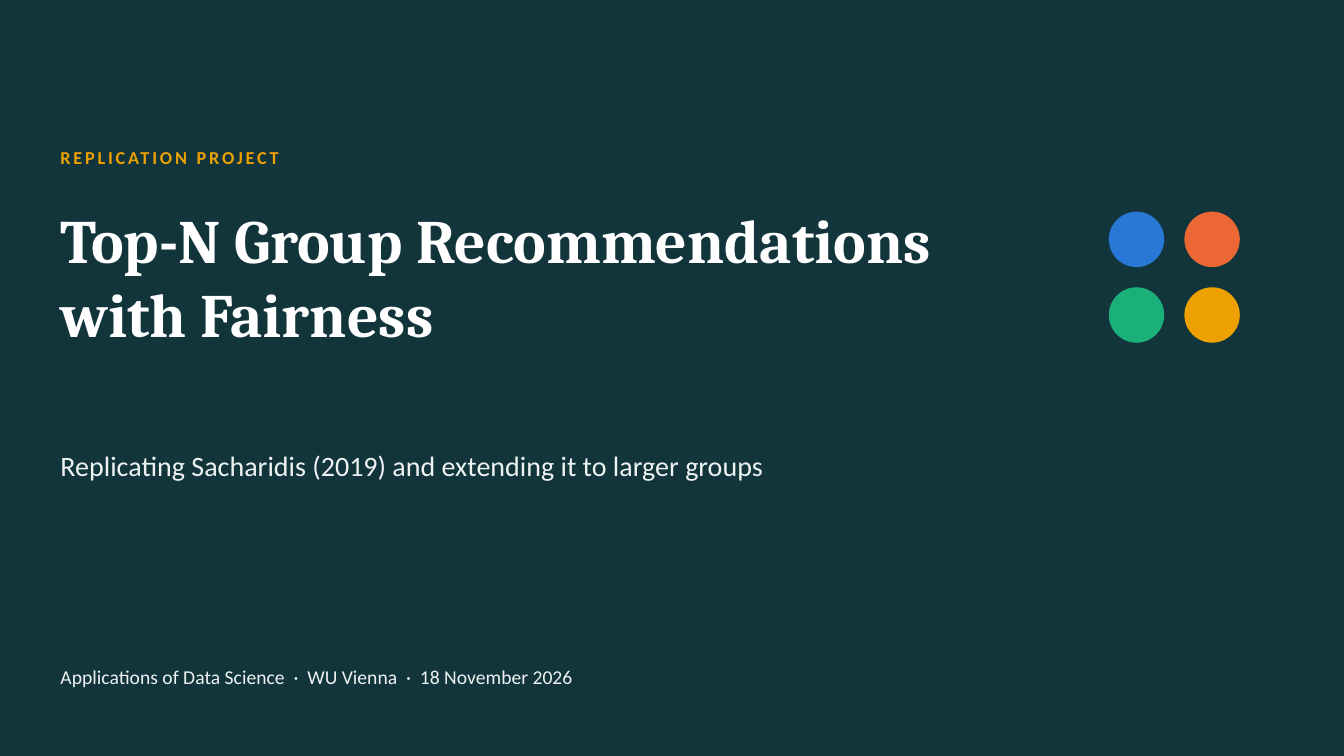
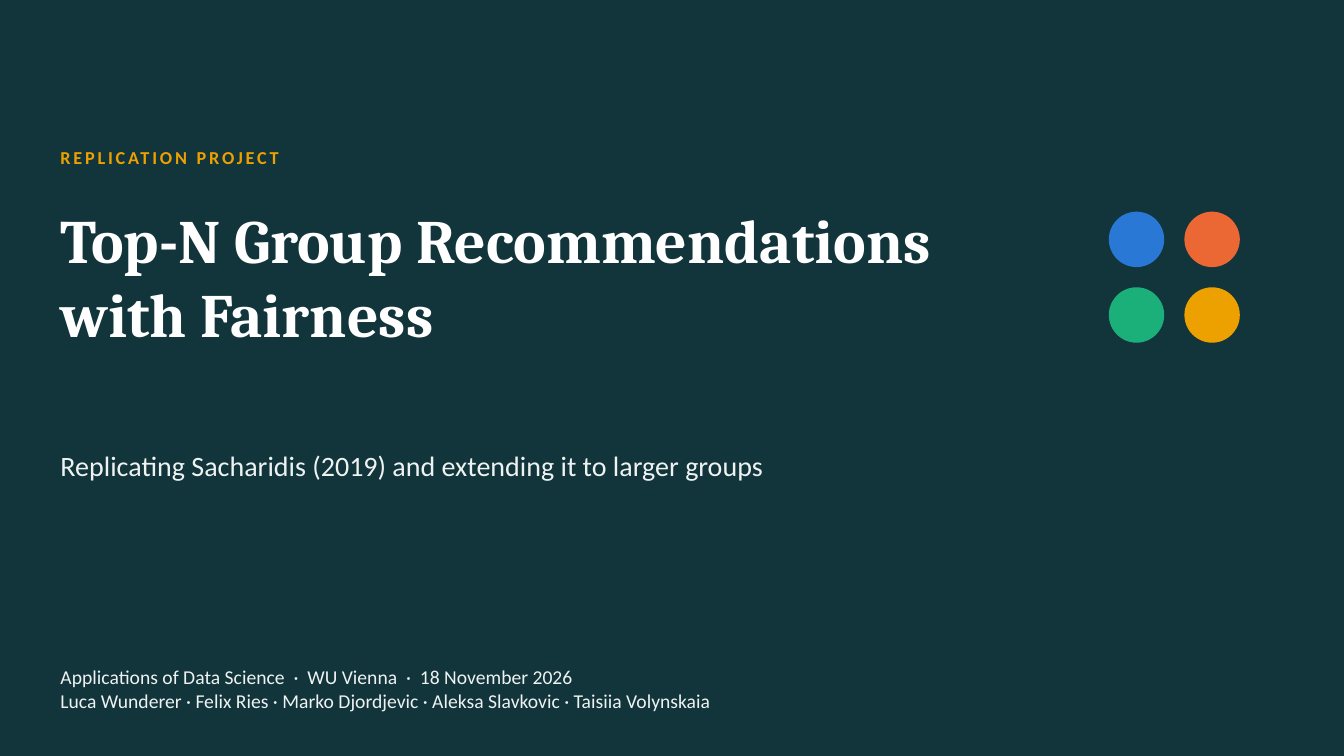
Before and after one commit to luwu5-bit/Applications-of-DataScience, a slide deck: slide 1 of presentation/group_fairness_presentation.pptx. Drawn at 1344x756 pixels with LibreOffice and Linux fonts; fonts in the diff are those of the drawing. Boxes give left, top, right and bottom in pixels: in the first picture for what was removed or moved away, otherwise in the second. Text is boxed around its words. In the diff, an @@ line names an element or a change of style, - is before the commit and + after.

```diff
--- a/presentation/group_fairness_presentation.pptx
+++ b/presentation/group_fairness_presentation.pptx
@@ text at [60, 694, 710, 712]: paragraph added @@
+Luca Wunderer · Felix Ries · Marko Djordjevic · Aleksa Slavkovic · Taisiia Volynskaia
```
Also in this commit, not shown: 1 slide added, 1 other file.
